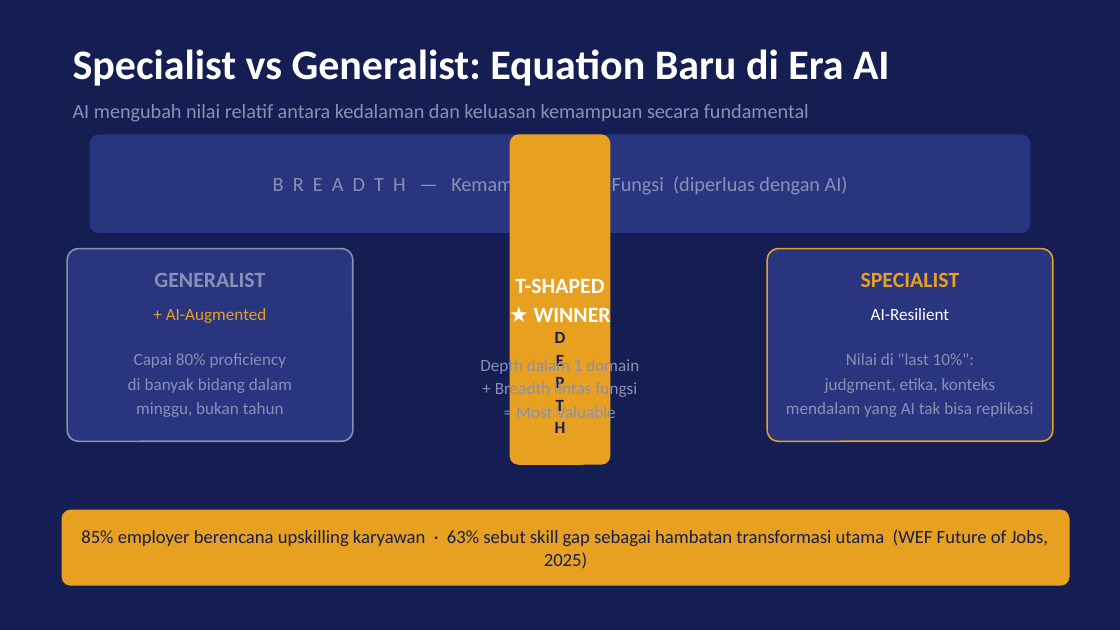
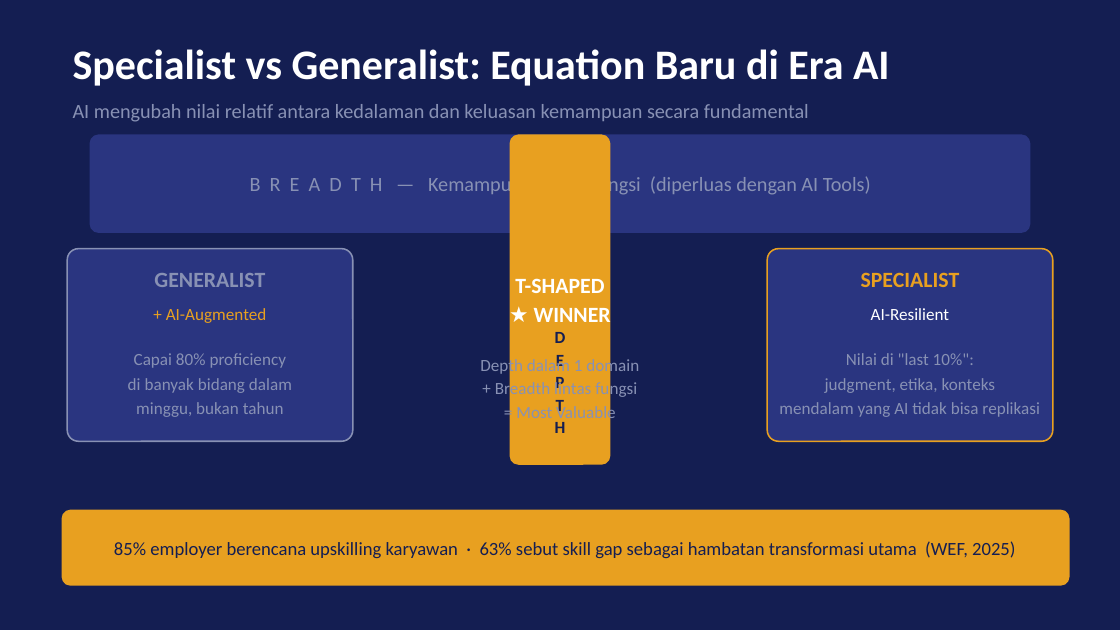
Before and after one commit to satebabicuy01-code/Deep-Research-skills, a slide deck: slide 9 of retail-strategy/retail-strategy-2025.pptx (slide 6 before the commit). Drawn at 1120x630 pixels with LibreOffice and Linux fonts; fonts in the diff are those of the drawing. Boxes give left, top, right and bottom in pixels: in the first picture for what was removed or moved away, otherwise in the second. Text is boxed around its words. In the diff, an @@ line names an element or a change of style, - is before the commit and + after.

```diff
--- a/retail-strategy/retail-strategy-2025.pptx
+++ b/retail-strategy/retail-strategy-2025.pptx
@@ text at [250, 174, 871, 197]: text changed @@
-B R E A D T H — Kemampuan Lintas Fungsi (diperluas dengan AI)
+B R E A D T H — Kemampuan Lintas Fungsi (diperluas dengan AI Tools)
@@ text at [779, 402, 1039, 417]: text changed @@
-mendalam yang AI tak bisa replikasi
+mendalam yang AI tidak bisa replikasi
@@ text at [114, 541, 1015, 558]: text changed @@
-85% employer berencana upskilling karyawan · 63% sebut skill gap sebagai hambatan transformasi utama (WEF Future of Jobs, 2025)
+85% employer berencana upskilling karyawan · 63% sebut skill gap sebagai hambatan transformasi utama (WEF, 2025)
```
Also in this commit, not shown: 8 other slides changed, 4 slides added.
